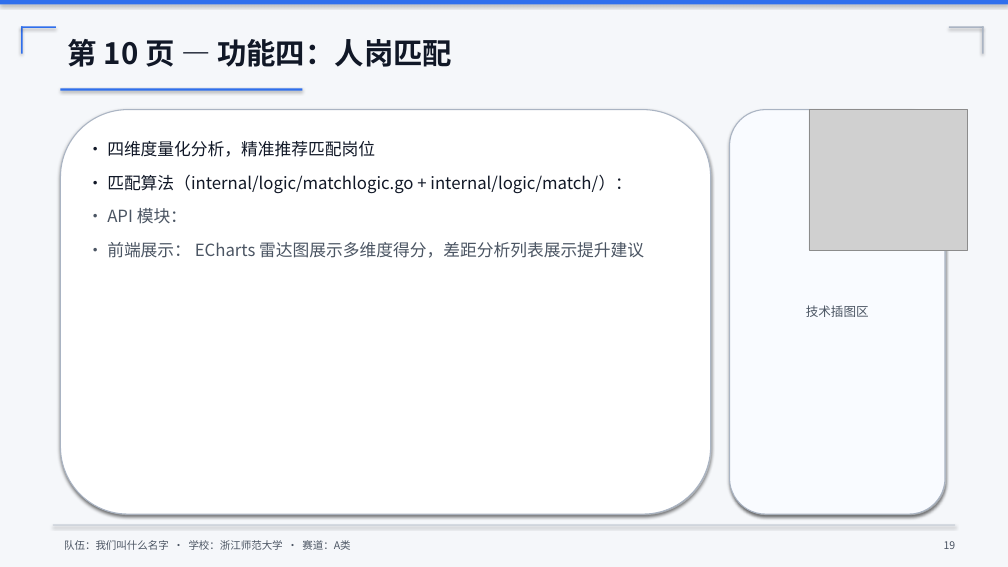
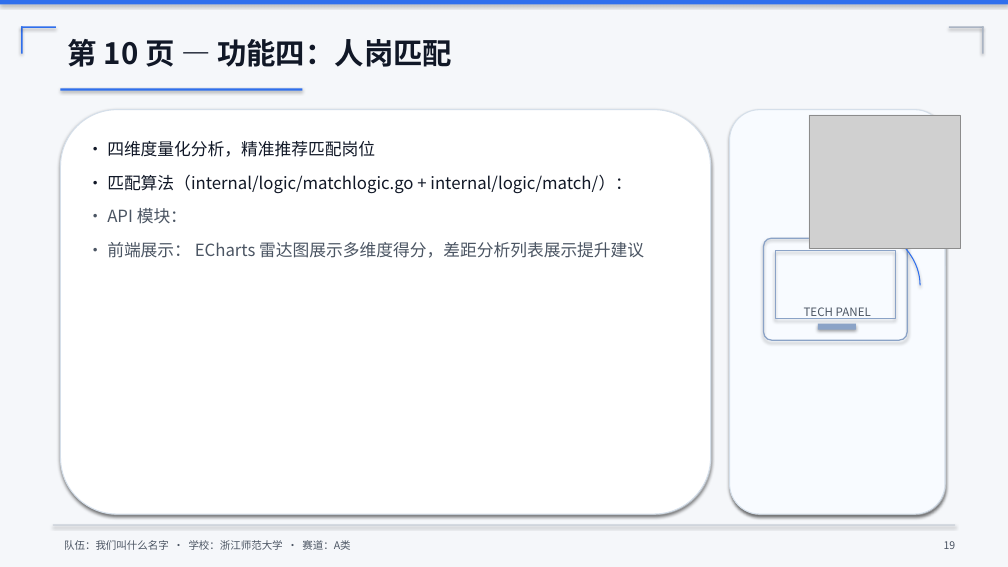
Before and after one commit to ltx-202432110105/quote, a slide deck: slide 20 of slides/competition.pptx. Drawn at 1008x567 pixels with LibreOffice and Linux fonts; fonts in the diff are those of the drawing; grey boxes stand for pictures. Boxes give left, top, right and bottom in pixels: in the first picture for what was removed or moved away, otherwise in the second. Text is boxed around its words. In the diff, an @@ line names an element or a change of style, - is before the commit and + after.

```diff
--- a/slides/competition.pptx
+++ b/slides/competition.pptx
@@ rounded rectangle at bbox=[60, 110, 711, 514]: outline #AAB4C3 1 pt to #D5DFEA 1 pt; proportions changed @@
@@ rounded rectangle at bbox=[61, 110, 712, 515]: proportions changed @@
@@ rounded rectangle at bbox=[730, 110, 946, 515]: proportions changed @@
@@ rounded rectangle "TECH PANEL" at bbox=[730, 110, 945, 514]: fill #F9FBFF to #F8FBFF; outline #AAB4C3 1 pt to #D5DFEA 1 pt; proportions changed @@
@@ picture: place and size @@
-picture at bbox=[809, 110, 968, 250]
+picture at bbox=[809, 115, 960, 249]
@@ rectangle added at bbox=[851, 117, 851, 397], fill #8BA3C7 @@
@@ arc (boxed as its full ellipse) added at bbox=[750, 219, 920, 352], outline #2F6FED 1 pt @@
@@ rounded rectangle added at bbox=[764, 238, 907, 340], outline #8BA3C7 1.2 pt @@
@@ rectangle added at bbox=[776, 251, 895, 319], outline #8BA3C7 1 pt @@
@@ text in rounded rectangle at bbox=[804, 307, 871, 319]: text changed; size 12 to 11 pt @@
-技术插图区
+TECH PANEL
@@ rectangle added at bbox=[818, 324, 856, 330], fill #8BA3C7 @@
@@ arc (boxed as its full ellipse) added at bbox=[798, 337, 923, 420], outline #8BA3C7 1 pt @@
```
Also in this commit, not shown: 45 other slides changed, 2 other files.
